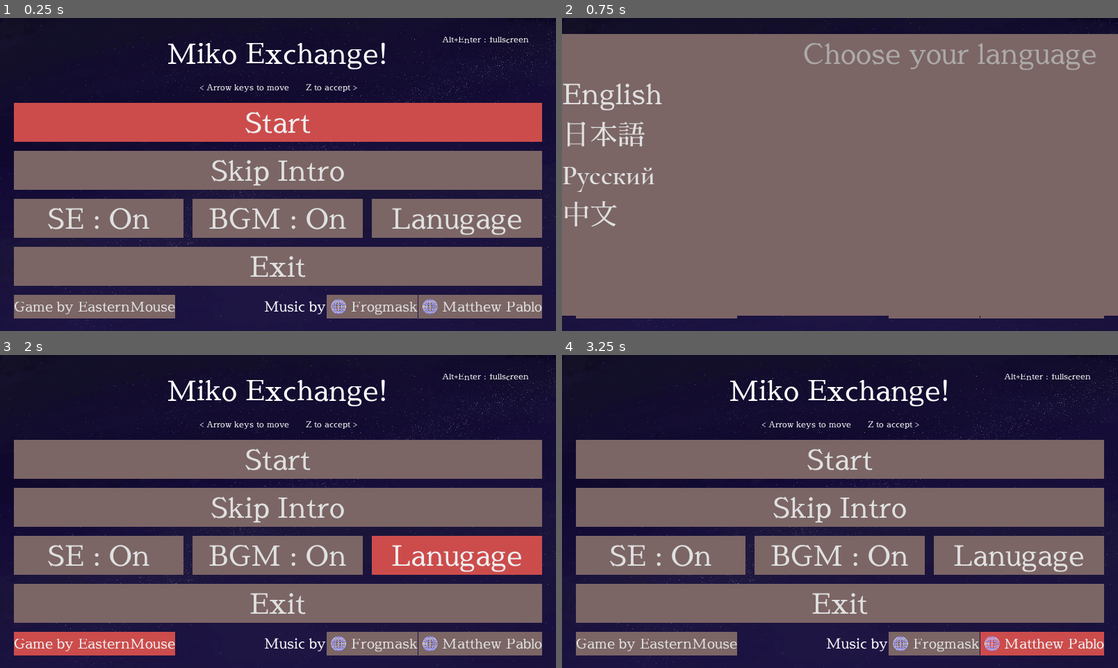
Above: before the commit, frames 1-4 (two rows, left to right).
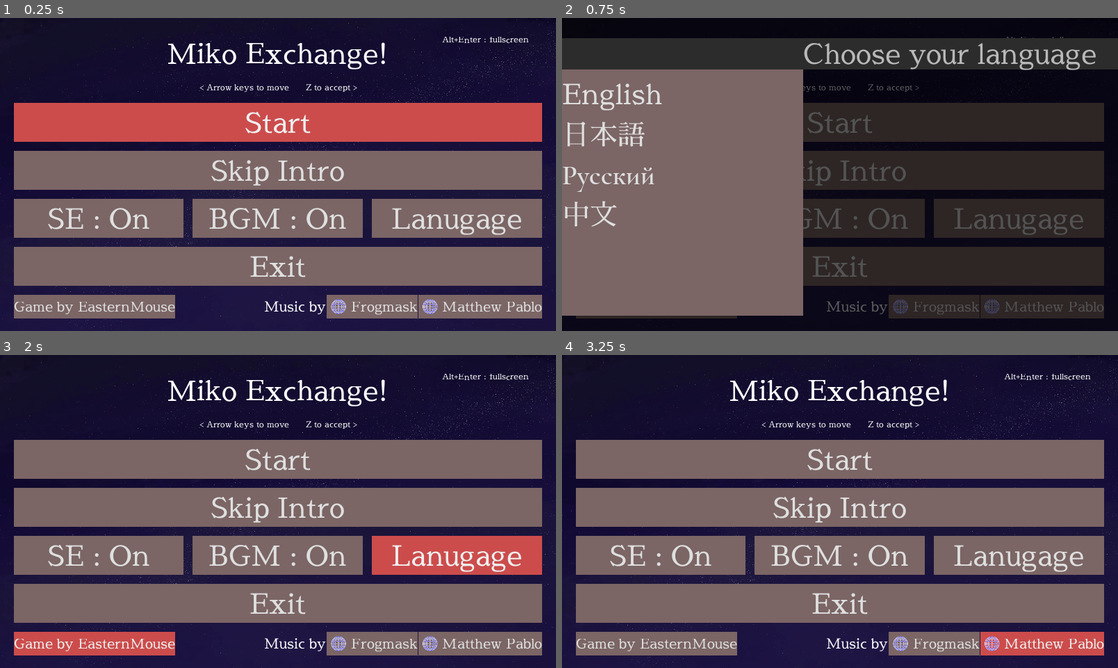
Above: after the commit, the same moments.

Repository: EasternMouse/miko-exchange
Game: Godot game, scene res://src/scenes/MainMenu.tscn
The game is run twice, just before and just after one commit, with the same random seed, the same clock (stepped at 60 frames per second) and the same inputs.
Inputs:
- Up to frame 1 (0.25 s): no input
- Up to frame 2 (0.75 s): click "Lanugage" at 0.5 s
- Up to frame 3 (2 s): click "Game by EasternMouse" at 1.25 s
- Up to frame 4 (3.25 s): click "Frogmask" at 2 s; click "Matthew Pablo" at 2.75 s

The runs differ from the first frame. In frame 2, 65% of the frame differs, in the area x 0-100%, y 0-100%; in frame 3, less than 0.1%; in frame 4, less than 0.1%.

Commit message:
Themed Langauge Popup Menu

Diff:
--- a/src/Theme.tres
+++ b/src/Theme.tres
@@ -12,6 +12,22 @@
 [sub_resource type="StyleBoxFlat" id=3]
 bg_color = Color( 0.486275, 0.4, 0.4, 1 )
 
+[sub_resource type="StyleBoxFlat" id=5]
+bg_color = Color( 0.486275, 0.4, 0.4, 1 )
+border_color = Color( 0.729412, 0.729412, 0.729412, 1 )
+expand_margin_bottom = 1200.0
+
+[sub_resource type="StyleBoxFlat" id=7]
+bg_color = Color( 0.176471, 0.176471, 0.176471, 1 )
+expand_margin_left = 2000.0
+expand_margin_top = 50.0
+expand_margin_bottom = 50.0
+
+[sub_resource type="StyleBoxFlat" id=8]
+bg_color = Color( 0, 0, 0, 0.627451 )
+expand_margin_top = 200.0
+expand_margin_bottom = 200.0
+
 [sub_resource type="DynamicFont" id=4]
 size = 96
 font_data = ExtResource( 1 )
@@ -19,9 +35,9 @@
 
 [resource]
 default_font = SubResource( 4 )
-Button/colors/font_color = Color( 0.88, 0.88, 0.88, 1 )
-Button/colors/font_color_disabled = Color( 0.9, 0.9, 0.9, 0.2 )
-Button/colors/font_color_hover = Color( 0.94, 0.94, 0.94, 1 )
+Button/colors/font_color = Color( 0.878431, 0.878431, 0.878431, 1 )
+Button/colors/font_color_disabled = Color( 0.878431, 0.878431, 0.878431, 1 )
+Button/colors/font_color_hover = Color( 0.941176, 0.941176, 0.941176, 1 )
 Button/colors/font_color_pressed = Color( 0.666667, 0.411765, 0.411765, 1 )
 Button/constants/hseparation = 2
 Button/fonts/font = null
@@ -30,9 +46,9 @@
 Button/styles/hover = SubResource( 2 )
 Button/styles/normal = SubResource( 3 )
 Button/styles/pressed = null
-PopupMenu/colors/font_color = Color( 0.88, 0.88, 0.88, 1 )
-PopupMenu/colors/font_color_accel = Color( 0.7, 0.7, 0.7, 0.8 )
-PopupMenu/colors/font_color_disabled = Color( 0.729412, 0.729412, 0.729412, 0.8 )
+PopupMenu/colors/font_color = Color( 0.878431, 0.878431, 0.878431, 1 )
+PopupMenu/colors/font_color_accel = Color( 0.701961, 0.701961, 0.701961, 1 )
+PopupMenu/colors/font_color_disabled = Color( 0.729412, 0.729412, 0.729412, 1 )
 PopupMenu/colors/font_color_hover = Color( 0.88, 0.88, 0.88, 1 )
 PopupMenu/constants/hseparation = 4
 PopupMenu/constants/vseparation = 4
@@ -43,8 +59,8 @@
 PopupMenu/icons/submenu = null
 PopupMenu/icons/unchecked = null
 PopupMenu/styles/hover = SubResource( 2 )
-PopupMenu/styles/labeled_separator_left = null
-PopupMenu/styles/labeled_separator_right = null
-PopupMenu/styles/panel = SubResource( 3 )
-PopupMenu/styles/panel_disabled = null
+PopupMenu/styles/labeled_separator_left = SubResource( 5 )
+PopupMenu/styles/labeled_separator_right = SubResource( 7 )
+PopupMenu/styles/panel = SubResource( 8 )
+PopupMenu/styles/panel_disabled = SubResource( 3 )
 PopupMenu/styles/separator = null
Not shown: 1 places in src/Theme.tres that only renumber resources
